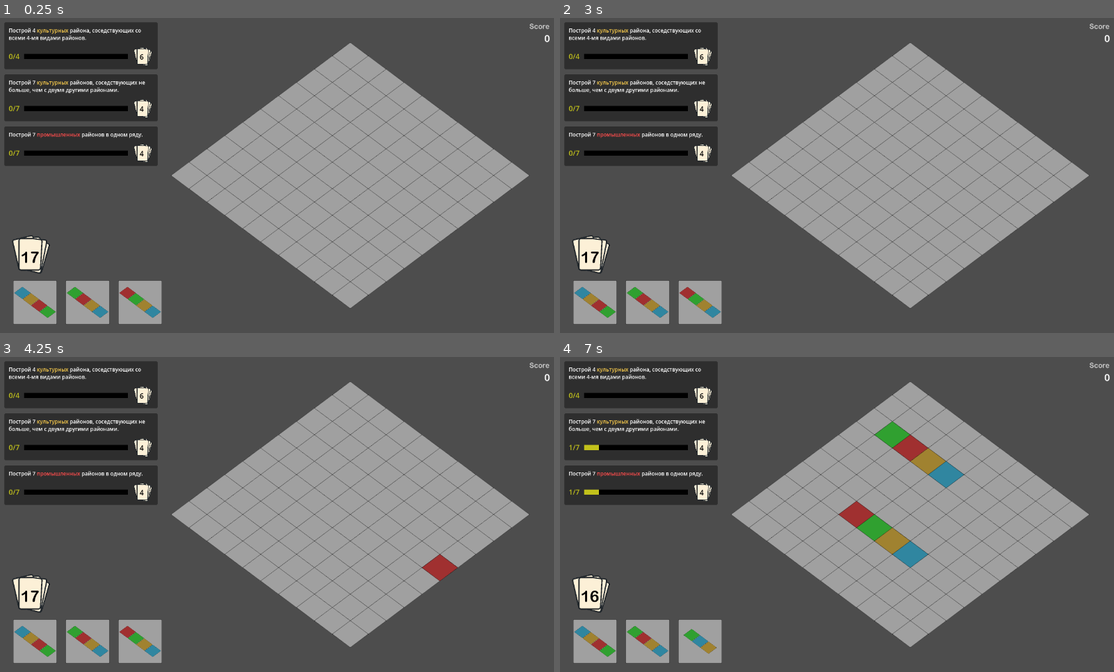
Above: before the commit, frames 1-4 (two rows, left to right).
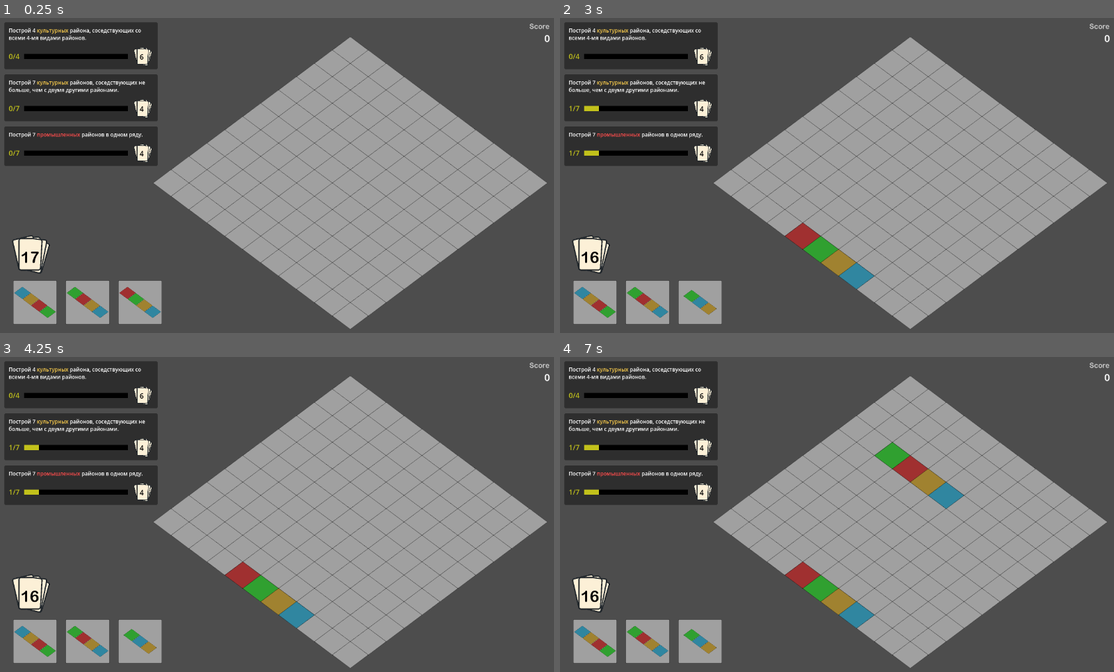
Above: after the commit, the same moments.

Repository: Suruks/Deck-and-Districts-Godot
Game: Godot game, scene res://main.tscn
Same seed, same stepped clock (60 frames per second), same inputs: the game is played once before the commit and once after it.
Inputs (mouse positions are in pixels of both pictures, inside the frame that each line leads up to):
- Up to frame 1 (0.25 s): no input
- Up to frame 2 (3 s): tap Enter at 0.5, 2 s; drag from (593, 301) to (892, 106) at 0.52 s; tap Space at 1.25, 2.75 s; drag from (648, 301) to (809, 238) at 1.27 s; move the mouse to (698, 301) at 2.02 s; click (698, 301) at 2.17 s; drag from (809, 238) to (648, 301) at 2.77 s
- Up to frame 3 (4.25 s): tap Enter at 3.5 s; move the mouse to (443, 561) at 3.52 s; click (443, 561) at 3.67 s
- Up to frame 4 (7 s): tap Space at 4.25 s; drag from (670, 467) to (698, 640) at 4.27 s; move the mouse to (864, 514) at 5.02 s; click (864, 514) at 5.17 s; drag from (593, 640) to (726, 530) at 5.77 s; drag from (648, 640) to (892, 445) at 6.52 s

The runs differ from the first frame. In frame 1, 8.6% of the frame differs, in the area x 27-99%, y 6-99%; in frame 2, 9.1%; in frame 3, 9.4%; in frame 4, 12%.

Commit message:
added camera controller

Diff:
--- /dev/null
+++ b/CardManager.gd
@@ -0,0 +1,52 @@
+class_name CardManager
+extends Node
+
+var main: Node2D  # <- ссылка на main.gd
+var selected_card: Card = null
+var selected_card_index: int = -1
+
+@export var card_scene: PackedScene = preload("res://card.tscn")
+@onready var deck: Deck = Deck.new()
+@onready var hand: Hand
+
+func select_card(card: Card, index: int):
+	selected_card = card
+	selected_card_index = index
+
+func init_deck(size: int):
+	deck.init_deck(size)
+
+func setup_hand(parent: CanvasLayer):
+	# Очистим старую руку, если есть
+	var old_hand = parent.get_node_or_null("HandContainer")
+	if old_hand:
+		old_hand.queue_free()
+
+	# Создаём новую
+	hand = Hand.new()
+	hand.name = "HandContainer"
+	parent.add_child(hand)
+	hand.card_scene = card_scene
+
+	hand.hand_data = [
+		deck.draw_card(),
+		deck.draw_card(),
+		deck.draw_card()
+	]
+
+	hand.draw_hand()
+	hand.connect("card_selected", Callable(self, "_on_card_selected"))
+
+func _on_card_selected(index: int):
+	selected_card = hand.selected_card
+	selected_card_index = index
+
+func rotate_selected():
+	if selected_card:
+		selected_card.rotate_90()
+
+func add_cards(count: int):
+	deck.add_cards(count)
+
+func get_deck_size() -> int:
+	return deck.cards.size()
--- /dev/null
+++ b/camera_controller.gd
@@ -0,0 +1,20 @@
+extends Camera2D
+
+@export var drag_speed := 1.0
+var dragging := false
+var last_mouse_pos := Vector2.ZERO
+
+func _ready():
+	make_current()
+
+func _unhandled_input(event):
+	if event is InputEventMouseButton:
+		if event.button_index == MOUSE_BUTTON_RIGHT:
+			dragging = event.pressed
+			last_mouse_pos = get_viewport().get_mouse_position()
+
+	elif event is InputEventMouseMotion and dragging:
+		var mouse_pos = get_viewport().get_mouse_position()
+		var delta = mouse_pos - last_mouse_pos
+		position -= delta * drag_speed
+		last_mouse_pos = mouse_pos
--- a/main.gd
+++ b/main.gd
@@ -6,7 +6,7 @@
 @onready var quest_manager = QuestManager.new(quest_deck)
 @onready var score_label: Label = $CanvasLayer/Score
 
-var grid_size = 10
+var grid_size = 11
 var tile_width = 124
 var tile_height = 92
 var tile_texture = preload("res://tile.png")
@@ -52,11 +52,12 @@
 			grid[y].append(null) # пока пусто, будут CityBlock
 
 	# Камера
+	var cam_scene = preload("res://camera_controller.gd")
 	var cam = Camera2D.new()
+	cam.set_script(cam_scene)
+	add_child(cam)
 	cam.zoom = Vector2(0.66, 0.66)
-	add_child(cam)
-	cam.make_current()
-	cam.position = grid_to_screen(grid_size/2 - 0.5, grid_size/2 - 0.5) + Vector2(-250,0)
+	cam.position = grid_to_screen(grid_size / 2 - 0.5, grid_size / 2 - 0.5) + Vector2(-250, 20)
 
 	# Рука
 	setup_hand()
Not shown, added: CardManager.gd.uid
Not shown, added: camera_controller.gd.uid
Binary file added: replace_hand.png
Not shown, added: replace_hand.png.import
Not shown, added: main.tscn3038499678.tmp
